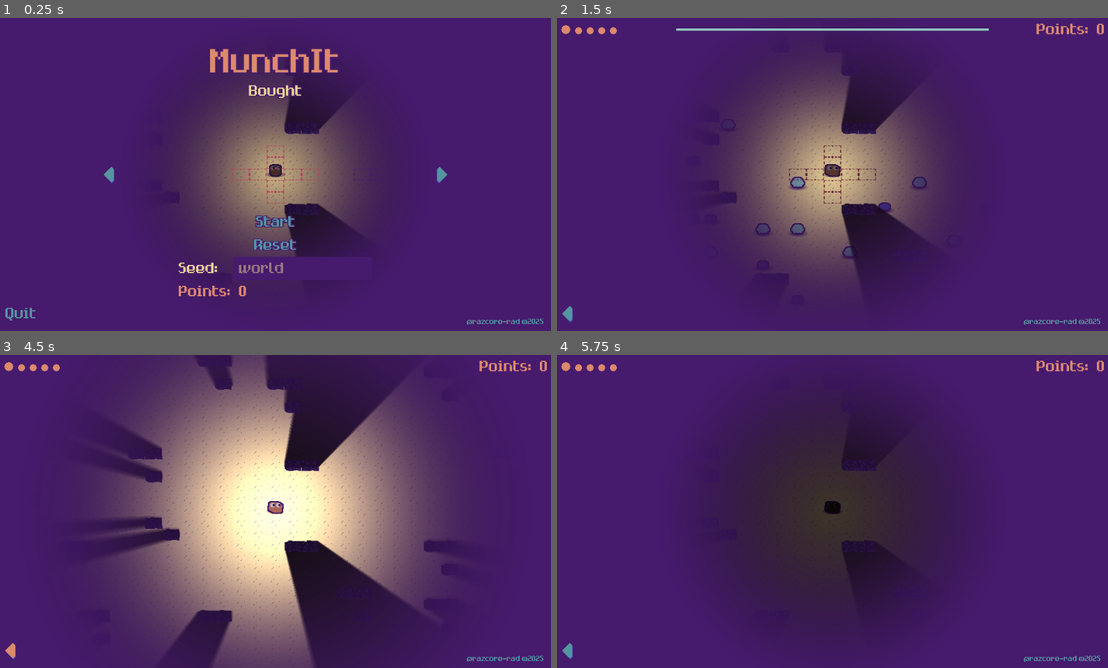
Above: before the commit, frames 1-4 (two rows, left to right).
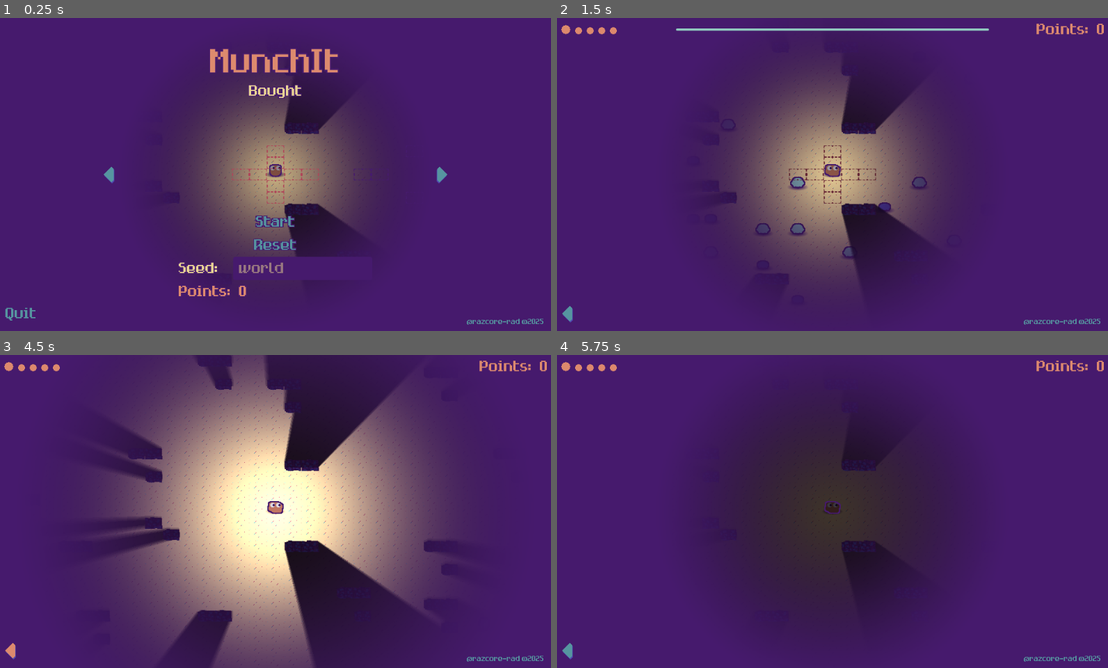
Above: after the commit, the same moments.

Repository: razcore-rad/godot-munchit
Game: Godot game, scene res://main.tscn
The game is run twice, just before and just after one commit, with the same random seed, the same clock (stepped at 60 frames per second) and the same inputs.
Inputs (mouse positions are in pixels of both pictures, inside the frame that each line leads up to):
- Up to frame 1 (0.25 s): no input
- Up to frame 2 (1.5 s): click (860, 268) at 0.52 s; type "Alex" at 0.6 s; click "Start" at 1.25 s
- Up to frame 3 (4.5 s): click "@razcore-rad ©2025" at 2 s; click "@razcore-rad ©2025" at 2.75 s; click "@razcore-rad ©2025" at 3.5 s; click (11, 649) at 4.25 s
- Up to frame 4 (5.75 s): move the mouse to (573, 361) at 5.02 s; press the mouse at (573, 361) at 5.03 s

The runs differ from the first frame. In frame 1, less than 0.1% of the frame differs, in the area x 48-52%, y 46-51%; in frame 2, 0.1%; in frame 3, less than 0.1%; in frame 4, 0.1%.

Commit message:
improve: enemy points feedback

Diff:
--- /dev/null
+++ b/assets/palette.tres
@@ -0,0 +1,4 @@
+[gd_resource type="ColorPalette" format=3 uid="uid://dosdhvdrkwcub"]
+
+[resource]
+colors = PackedColorArray(0.341176, 0.588235, 0.631373, 1, 0.321569, 0.294118, 0.701961, 1, 0.545098, 0.780392, 0.74902, 1, 0.278431, 0.105882, 0.431373, 1, 0.439216, 0.152941, 0.509804, 1, 0.690196, 0.270588, 0.352941, 1, 0.870588, 0.545098, 0.435294, 1, 0.921569, 0.839216, 0.580392, 1)
--- a/entities/enemies/enemy_2d.gd
+++ b/entities/enemies/enemy_2d.gd
@@ -2,20 +2,36 @@
 
 const MOVE_RANDOM_CHANCE := 0.2
 
-@export var points := 1
+@export var points := 1:
+	set(new_points):
+		points = new_points
+		if points_label != null:
+			points_label.text = str(points)
 
-@onready var move_area: Area2D = %MoveArea2D
+var move_area: Area2D = null
 
 
 func _ready() -> void:
 	super()
+	points = points
+
+	move_area = %MoveArea2D
 	move_area.visible = false
 	_toggle_area_shapes(move_area, {is_disabled = true})
+
+	var tween := create_tween().set_trans(Tween.TRANS_CUBIC).set_loops()
+	tween.tween_property(points_label, "position:x", 2, 0.7).as_relative()
+	tween.tween_property(points_label, "position:x", -2, 0.3).as_relative()
+
+	tween = create_tween().set_trans(Tween.TRANS_CUBIC).set_loops()
+	tween.tween_property(points_label, "position:y", -1, 0.8).as_relative()
+	tween.tween_property(points_label, "position:y", 1, 0.4).as_relative()
 
 
 func _on_detect_area_mouse(has_entered: bool) -> void:
 	super(has_entered)
 	move_area.visible = has_entered
+	points_label.visible = has_entered
 
 
 func _get_sorted_move_choices(to: Vector2) -> Array[Vector2]:
--- a/entities/enemies/stinger_enemy_2d.gd
+++ b/entities/enemies/stinger_enemy_2d.gd
@@ -1,4 +1,4 @@
-class_name StingerEnemy2D extends Entity2D
+class_name StingerEnemy2D extends Enemy2D
 
 const MAX_DISTANCE := 400.0 ** 2
 const POINTS := 3
@@ -57,6 +57,7 @@
 
 	var ray_cast_collider := ray_cast.get_collider()
 	if ray_cast_collider != null and ray_cast_collider.owner == Blackboard.player:
+		points_label.visible = true
 		shadow_sprite.visible = true
 		animated_sprite.visible = true
 		animated_sprite.play()
--- a/entities/enemies/stinger_enemy_2d.tscn
+++ b/entities/enemies/stinger_enemy_2d.tscn
@@ -89,6 +89,7 @@
 
 [node name="StingerEntity2D" instance=ExtResource("1_0ail3")]
 script = ExtResource("2_i3isv")
+points = 1
 
 [node name="DetectArea2D" parent="Areas2D" index="0"]
 collision_layer = 0
--- a/entities/entity_2d.gd
+++ b/entities/entity_2d.gd
@@ -8,6 +8,7 @@
 @onready var areas: Node2D = %Areas2D
 @onready var detect_area: Area2D = %DetectArea2D
 @onready var detect_area_sprite: Sprite2D = %DetectAreaSprite2D
+@onready var points_label: Label = %PointsLabel
 
 
 func _ready() -> void:
--- a/entities/entity_2d.tscn
+++ b/entities/entity_2d.tscn
@@ -1,7 +1,9 @@
-[gd_scene load_steps=6 format=3 uid="uid://b252do5nimfkg"]
+[gd_scene load_steps=9 format=3 uid="uid://b252do5nimfkg"]
 
 [ext_resource type="Script" uid="uid://bjxtrb37d1f6j" path="res://entities/entity_2d.gd" id="1_mwb1m"]
 [ext_resource type="Texture2D" uid="uid://cr6fcs8x7v22" path="res://assets/atlas.png" id="2_i4s38"]
+[ext_resource type="Shader" uid="uid://nu0e1o8wd5d4" path="res://entities/outline.gdshader" id="3_e4etq"]
+[ext_resource type="Theme" uid="uid://cwgp6l14spm0o" path="res://ui/assets/theme.tres" id="3_kp8qh"]
 
 [sub_resource type="RectangleShape2D" id="RectangleShape2D_5mqu2"]
 size = Vector2(25, 15)
@@ -17,6 +19,11 @@
 fill = 1
 fill_from = Vector2(0.5, 0.5)
 fill_to = Vector2(0.5, 0.1)
+
+[sub_resource type="ShaderMaterial" id="ShaderMaterial_80vc4"]
+shader = ExtResource("3_e4etq")
+shader_parameter/line_color = Color(0.278431, 0.105882, 0.431373, 1)
+shader_parameter/line_thickness = 2
 
 [node name="Entity2D" type="Node2D"]
 script = ExtResource("1_mwb1m")
@@ -41,3 +48,26 @@
 
 [node name="ShadowSprite2D" type="Sprite2D" parent="."]
 texture = SubResource("GradientTexture2D_i4s38")
+
+[node name="PointsLabel" type="Label" parent="."]
+unique_name_in_owner = true
+visible = false
+modulate = Color(0.690196, 0.270588, 0.352941, 1)
+material = SubResource("ShaderMaterial_80vc4")
+custom_minimum_size = Vector2(40, 0)
+anchors_preset = 8
+anchor_left = 0.5
+anchor_top = 0.5
+anchor_right = 0.5
+anchor_bottom = 0.5
+offset_left = -8.0
+offset_top = -8.0
+offset_right = 32.0
+offset_bottom = 24.0
+grow_horizontal = 2
+grow_vertical = 2
+pivot_offset = Vector2(19, 16)
+theme = ExtResource("3_kp8qh")
+theme_type_variation = &"NumberLabel"
+text = "0"
+horizontal_alignment = 1
--- a/entities/outline_group.gdshader
+++ b/entities/outline_group.gdshader
@@ -1,4 +1,5 @@
 shader_type canvas_item;
+render_mode unshaded;
 
 uniform vec3 line_color: source_color = vec3(1.0);
 uniform int line_thickness: hint_range(0, 10) = 1;
--- a/entities/player/player_2d.gd
+++ b/entities/player/player_2d.gd
@@ -27,7 +27,6 @@
 @onready var ray_cast: RayCast2D = %RayCast2D
 @onready var spawn_tile_map_layer: TileMapLayer = %SpawnTileMapLayer
 @onready var neighbor_tile_map_layer: TileMapLayer = %NeighborTileMapLayer
-@onready var points_label: Label = %PointsLabel
 @onready var gpu_particles: GPUParticles2D = %GPUParticles2D
 @onready var shadow_sprite: Sprite2D = %ShadowSprite2D
 
@@ -42,6 +41,14 @@
 	await owner.ready
 	skin_sub_viewport.world_2d = World2D.new()
 	skin_sub_viewport.add_blob()
+
+	var tween := create_tween().set_trans(Tween.TRANS_CUBIC).set_loops()
+	tween.tween_property(mouth_animated_sprite, "position:x", 2, 0.7).as_relative()
+	tween.tween_property(mouth_animated_sprite, "position:x", -2, 0.3).as_relative()
+
+	tween = create_tween().set_trans(Tween.TRANS_CUBIC).set_loops()
+	tween.tween_property(mouth_animated_sprite, "position:y", -1, 0.8).as_relative()
+	tween.tween_property(mouth_animated_sprite, "position:y", 1, 0.4).as_relative()
 
 
 func _unhandled_input(event: InputEvent) -> void:
@@ -98,6 +105,7 @@
 	var collision_shape: MoveAreaCollisionShape2D = move_area.get_child(shape_idx)
 	if collision_shape == null:
 		return
+
 	var target_position := collision_shape.global_position
 	mouth_animated_sprite.frame = 1 if target_position in Blackboard.enemies_map else 3
 
@@ -122,6 +130,7 @@
 
 func _eat_enemy(enemy_move_area: Area2D, enemy_points: int) -> void:
 	Blackboard.set_point_count(Blackboard.get_point_count() + enemy_points)
+	mouth_animated_sprite.frame = 0
 	mouth_animated_sprite.play()
 
 	skin_sub_viewport.add_blob()
--- a/entities/player/player_2d.tscn
+++ b/entities/player/player_2d.tscn
@@ -8,7 +8,6 @@
 [ext_resource type="PackedScene" uid="uid://c01nkmxfnpxwj" path="res://entities/player/skin_sub_viewport.tscn" id="5_chs0w"]
 [ext_resource type="Texture2D" uid="uid://cr6fcs8x7v22" path="res://assets/atlas.png" id="8_is22s"]
 [ext_resource type="Texture2D" uid="uid://cy5rbl1my2k84" path="res://entities/player/assets/mouth.png" id="8_qalwy"]
-[ext_resource type="Theme" uid="uid://cwgp6l14spm0o" path="res://ui/assets/theme.tres" id="9_is22s"]
 
 [sub_resource type="ShaderMaterial" id="ShaderMaterial_u8ep7"]
 shader = ExtResource("4_c5hwq")
@@ -462,28 +461,13 @@
 [node name="ShadowSprite2D" parent="." index="1"]
 unique_name_in_owner = true
 
-[node name="PointsLabel" type="Label" parent="." index="2"]
-unique_name_in_owner = true
-visible = false
+[node name="PointsLabel" parent="." index="2"]
 modulate = Color(0.870588, 0.545098, 0.435294, 1)
-custom_minimum_size = Vector2(40, 0)
-anchors_preset = 8
-anchor_left = 0.5
-anchor_top = 0.5
-anchor_right = 0.5
-anchor_bottom = 0.5
 offset_left = -19.0
 offset_top = -24.0
 offset_right = 21.0
 offset_bottom = 8.0
-grow_horizontal = 2
-grow_vertical = 2
 scale = Vector2(1e-05, 1e-05)
-pivot_offset = Vector2(19, 16)
-theme = ExtResource("9_is22s")
-theme_type_variation = &"NumberLabel"
-text = "0"
-horizontal_alignment = 1
 
 [node name="CanvasGroup" type="CanvasGroup" parent="." index="3"]
 material = SubResource("ShaderMaterial_u8ep7")
@@ -504,6 +488,7 @@
 grow_vertical = 2
 mouse_filter = 2
 stretch = true
+metadata/_edit_use_anchors_ = true
 
 [node name="SkinSubViewport" parent="CanvasGroup/SkinSubViewportContainer" index="0" instance=ExtResource("5_chs0w")]
 unique_name_in_owner = true
@@ -548,6 +533,7 @@
 grow_vertical = 2
 pivot_offset = Vector2(4, 4)
 mouse_filter = 2
+metadata/_edit_use_anchors_ = true
 
 [node name="LeftInnerColorRect" type="ColorRect" parent="CanvasGroup/Extra2D/Eyes2D/LeftEyeColorRect" index="0"]
 unique_name_in_owner = true
@@ -566,6 +552,7 @@
 grow_vertical = 2
 pivot_offset = Vector2(0, 2)
 mouse_filter = 2
+metadata/_edit_use_anchors_ = true
 
 [node name="RightEyeColorRect" type="ColorRect" parent="CanvasGroup/Extra2D/Eyes2D" index="1"]
 material = SubResource("ShaderMaterial_4co2k")
@@ -583,6 +570,7 @@
 grow_vertical = 2
 pivot_offset = Vector2(4, 4)
 mouse_filter = 2
+metadata/_edit_use_anchors_ = true
 
 [node name="RightInnerColorRect" type="ColorRect" parent="CanvasGroup/Extra2D/Eyes2D/RightEyeColorRect" index="0"]
 unique_name_in_owner = true
@@ -601,6 +589,7 @@
 grow_vertical = 2
 pivot_offset = Vector2(0, 2)
 mouse_filter = 2
+metadata/_edit_use_anchors_ = true
 
 [node name="EyesAnimationPlayer" type="AnimationPlayer" parent="CanvasGroup/Extra2D/Eyes2D" index="2"]
 unique_name_in_owner = true
--- a/main.tscn
+++ b/main.tscn
@@ -33,6 +33,11 @@
 fill_to = Vector2(0.5, 0.05)
 metadata/_snap_count = 20
 
+[sub_resource type="ShaderMaterial" id="ShaderMaterial_vivmo"]
+shader = ExtResource("6_dg77c")
+shader_parameter/line_color = Color(0.278431, 0.105882, 0.431373, 1)
+shader_parameter/line_thickness = 2
+
 [sub_resource type="ShaderMaterial" id="ShaderMaterial_ycdy4"]
 shader = ExtResource("6_dg77c")
 shader_parameter/line_color = Color(0.278431, 0.105882, 0.431373, 1)
@@ -44,11 +49,6 @@
 
 [sub_resource type="Shortcut" id="Shortcut_efxa6"]
 events = [SubResource("InputEventAction_4c57u")]
-
-[sub_resource type="ShaderMaterial" id="ShaderMaterial_vivmo"]
-shader = ExtResource("6_dg77c")
-shader_parameter/line_color = Color(0.278431, 0.105882, 0.431373, 1)
-shader_parameter/line_thickness = 2
 
 [sub_resource type="ShaderMaterial" id="ShaderMaterial_2cqfq"]
 shader = ExtResource("6_dg77c")
@@ -219,6 +219,7 @@
 
 [node name="ProgressBar" type="ProgressBar" parent="CanvasLayer/Control/PlayerHUDControl/Control"]
 unique_name_in_owner = true
+material = SubResource("ShaderMaterial_vivmo")
 custom_minimum_size = Vector2(540, 0)
 layout_mode = 1
 anchors_preset = 8
@@ -249,6 +250,7 @@
 grow_vertical = 2
 
 [node name="Label" type="Label" parent="CanvasLayer/Control/PlayerHUDControl/Control/PointsHBoxContainer"]
+material = SubResource("ShaderMaterial_vivmo")
 layout_mode = 2
 theme_type_variation = &"PointsLabel"
 text = "Points:"
@@ -256,6 +258,7 @@
 [node name="PointsLabel" type="Label" parent="CanvasLayer/Control/PlayerHUDControl/Control/PointsHBoxContainer"]
 unique_name_in_owner = true
 modulate = Color(0.870588, 0.545098, 0.435294, 1)
+material = SubResource("ShaderMaterial_vivmo")
 layout_mode = 2
 size_flags_vertical = 0
 theme_type_variation = &"NumberLabel"
Not shown: 1 places in entities/player/player_2d.tscn that only renumber resources
Not shown: 1 places in main.tscn that only renumber resources
